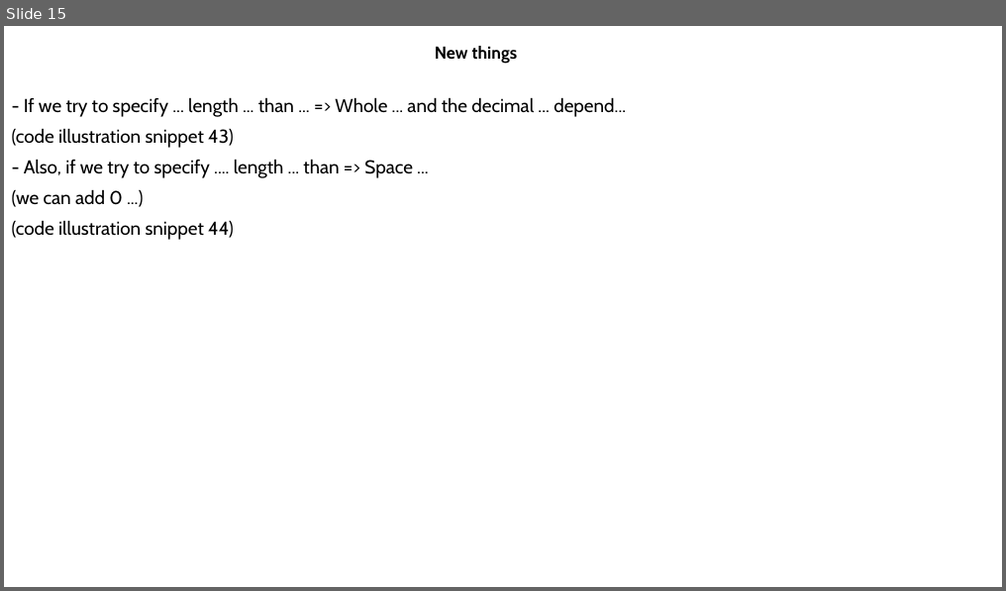
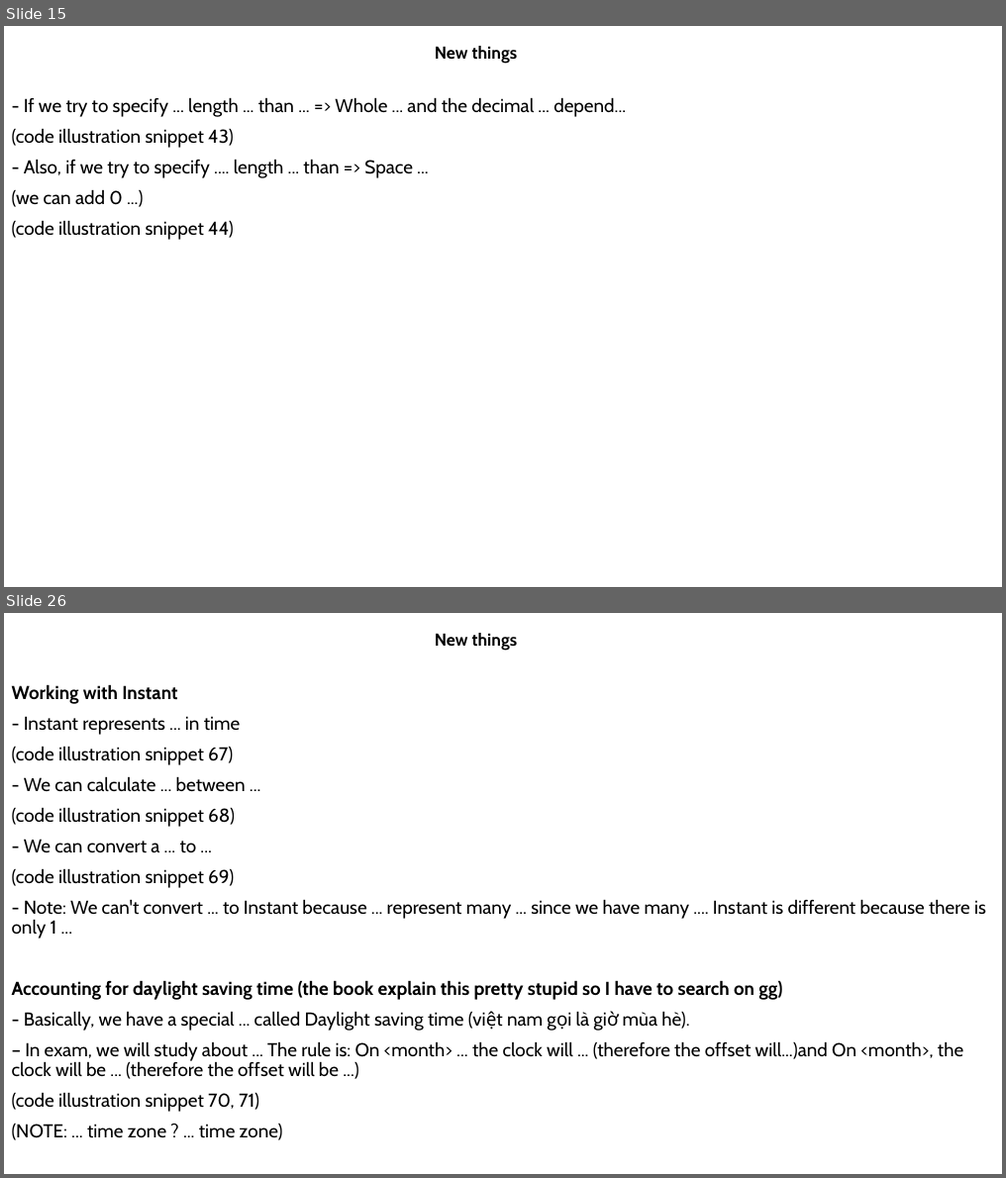
Before and after one commit to MaiDinhVinh/CS-Java, a slide deck: OCP17/JSE17 Migration.pptx. Shown one above the other, each under a label of ours: slide 15 before the commit, slides 15 and 26 after it; the slides between them are not shown. The pictures are 1006x591 and 1006x1178 pixels, drawn with LibreOffice and Linux fonts; fonts in the diff are those of the drawing. Boxes give left, top, right and bottom in pixels: in the first picture for what was removed or moved away, otherwise in the second. Text is boxed around its words. In the diff, an @@ line names an element or a change of style, - is before the commit and + after.

```diff
--- a/OCP17/JSE17 Migration.pptx
+++ b/OCP17/JSE17 Migration.pptx
@@ slide 26 added at (4, 613, 1002, 1174), background #FFFFFF @@
@@ subtitle added at (435, 633, 518, 651), 16.6 pt, text #000000, bold @@
+New things
@@ text added at (12, 684, 986, 1141), 18 pt, text #000000 @@
+Working with Instant
+- Instant represents ... in time
+(code illustration snippet 67)
+- We can calculate ... between ...
+(code illustration snippet 68)
+- We can convert a ... to ...
+(code illustration snippet 69)
+- Note: We can't convert ... to Instant because ... represent many ... since we have many .... Instant is different because there is only 1 ...
+Accounting for daylight saving time (the book explain this pretty stupid so I have to search on gg)
+- Basically, we have a special ... called Daylight saving time (việt nam gọi là giờ mùa hè).
+– In exam, we will study about ... The rule is: On <month> ... the clock will ... (therefore the offset will...)and On <month>, the clock will be ... (therefore the offset will be ...)
+(code illustration snippet 70, 71)
+(NOTE: ... time zone ? ... time zone)
```
Also in this commit, not shown: 13 other slides added.
